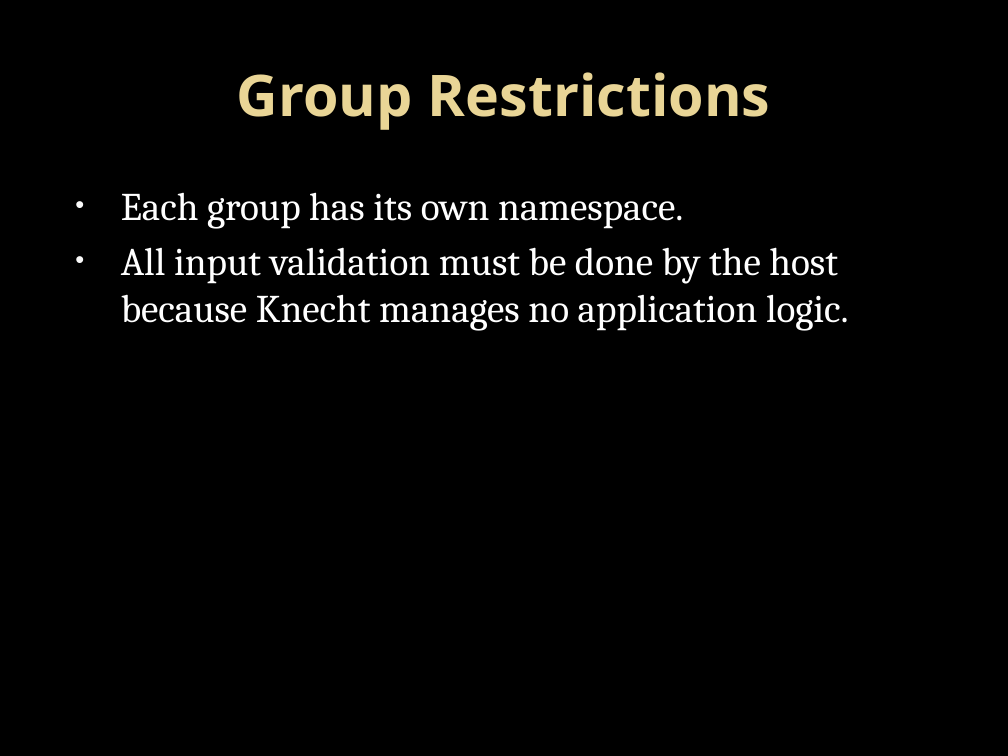
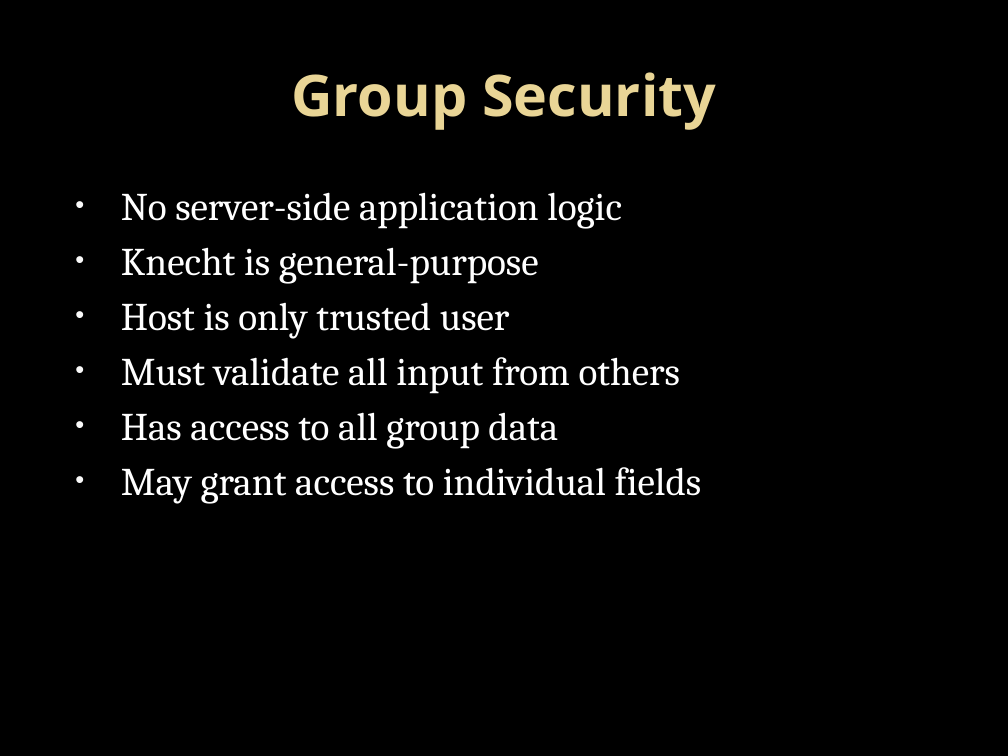
Before and after one commit to ProfBMoriarty/Knecht, a slide deck: slide 8 of Knecht.pptx (slide 10 before the commit). Drawn at 1008x756 pixels with LibreOffice and Linux fonts; fonts in the diff are those of the drawing; background and template pictures are left out. Boxes give left, top, right and bottom in pixels: in the first picture for what was removed or moved away, otherwise in the second. Text is boxed around its words. In the diff, an @@ line names an element or a change of style, - is before the commit and + after.

```diff
--- a/Knecht.pptx
+++ b/Knecht.pptx
@@ title at (291, 72, 716, 130): text changed @@
-Group Restrictions
+Group Security
@@ text at (121, 192, 702, 504): text changed @@
-• Each group has its own namespace.
-• All input validation must be done by the host because Knecht manages no application logic.
+• No server-side application logic
+• Knecht is general-purpose
+• Host is only trusted user
+• Must validate all input from others
+• Has access to all group data
+• May grant access to individual fields
```
Also in this commit, not shown: 9 other slides changed, 2 slides added, 8 slides removed.
